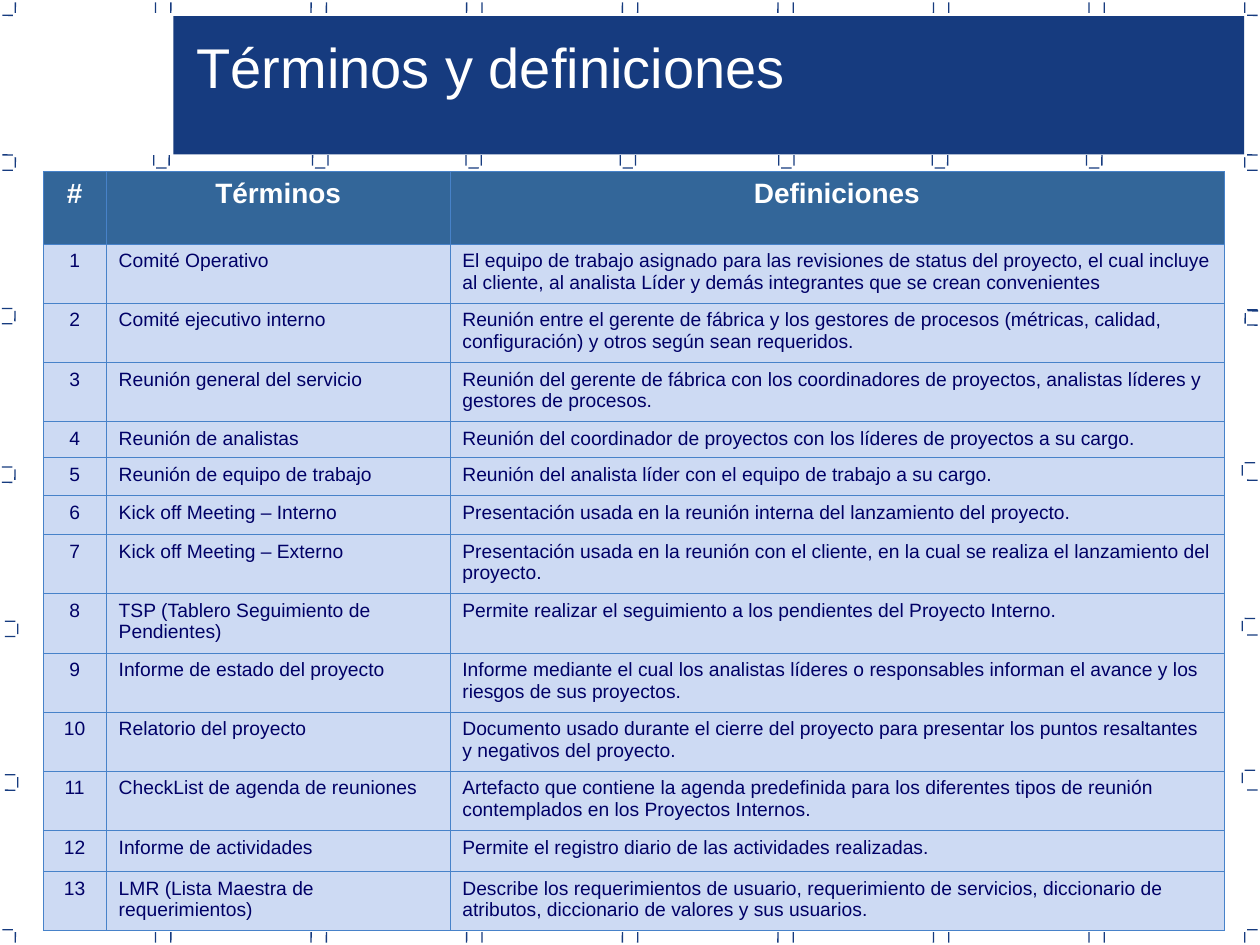
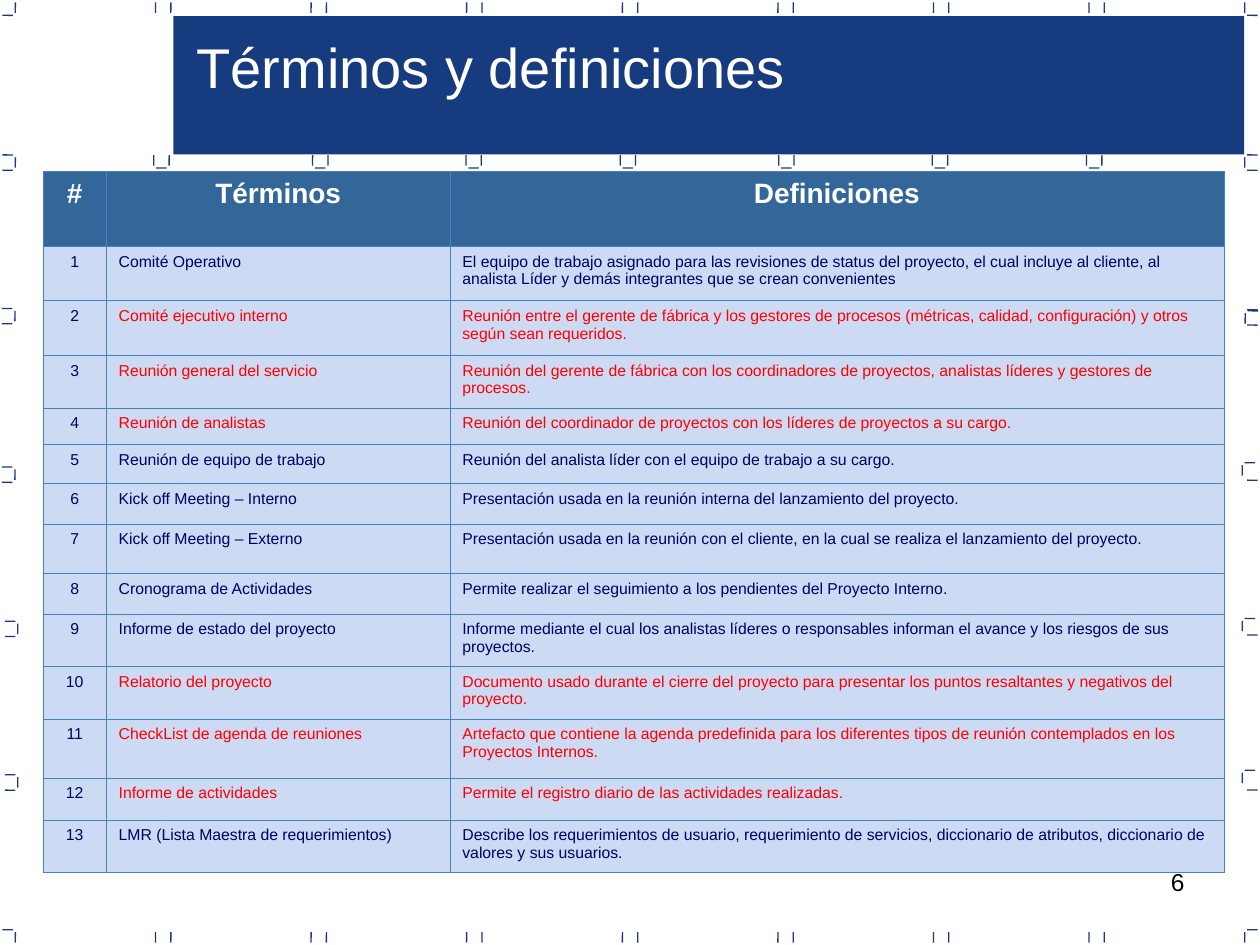
Before and after one commit to joansafr/Dev90PlusPlus, a slide deck: slide 6 of Area PP_PMC/7.0.1.23 Proceso de gestion de proyectos.ppt. Drawn at 1260x945 pixels with LibreOffice and Linux fonts; fonts in the diff are those of the drawing. Boxes give left, top, right and bottom in pixels: in the first picture for what was removed or moved away, otherwise in the second. Text is boxed around its words. In the diff, an @@ line names an element or a change of style, - is before the commit and + after.

```diff
--- a/Area PP_PMC/7.0.1.23 Proceso de gestion de proyectos.ppt
+++ b/Area PP_PMC/7.0.1.23 Proceso de gestion de proyectos.ppt
@@ table at (x1=43, y1=171, x2=1223, y2=872) @@
-row 9, column 2: TSP (Tablero Seguimiento de Pendientes)
+row 9, column 2: Cronograma de Actividades
@@ size 11 to 9 pt @@
@@ text colour #000066 to #FF0000 in "Comité ejecutivo interno", "Reunión entre el gerente de fábrica y ...", "Reunión general del servicio", "Reunión del gerente de fábrica con los ..." and 8 more places @@
```
Also in this commit, not shown: 6 other slides changed, 6 other files.
